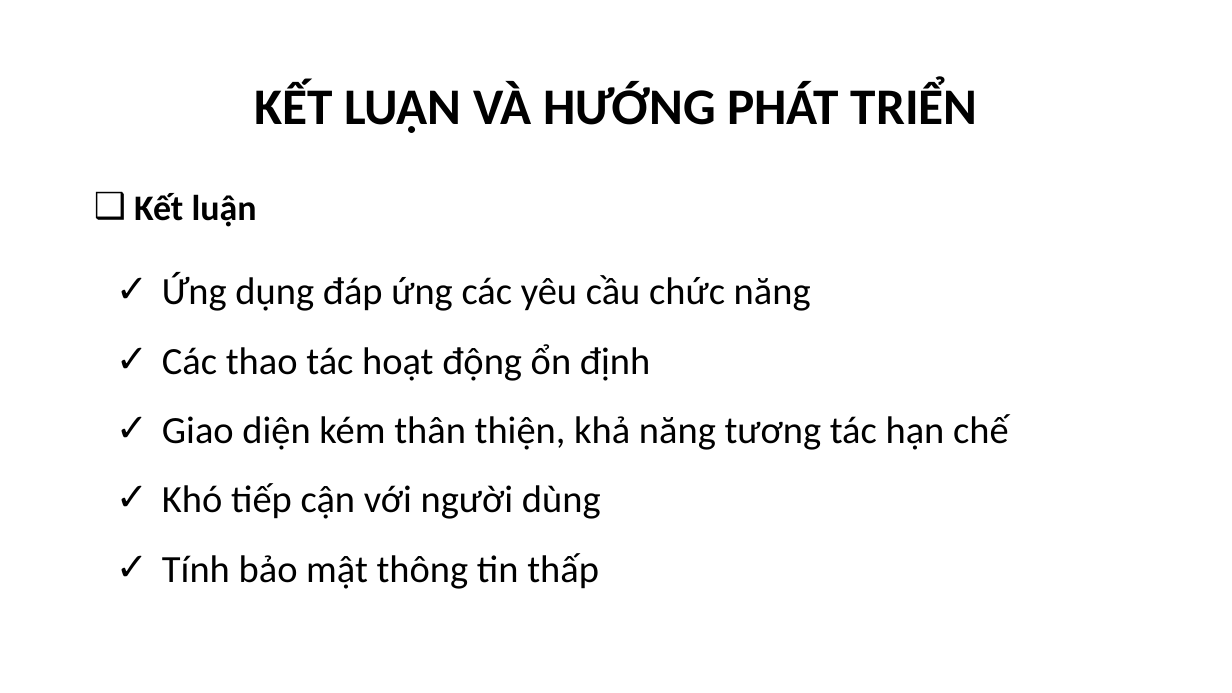
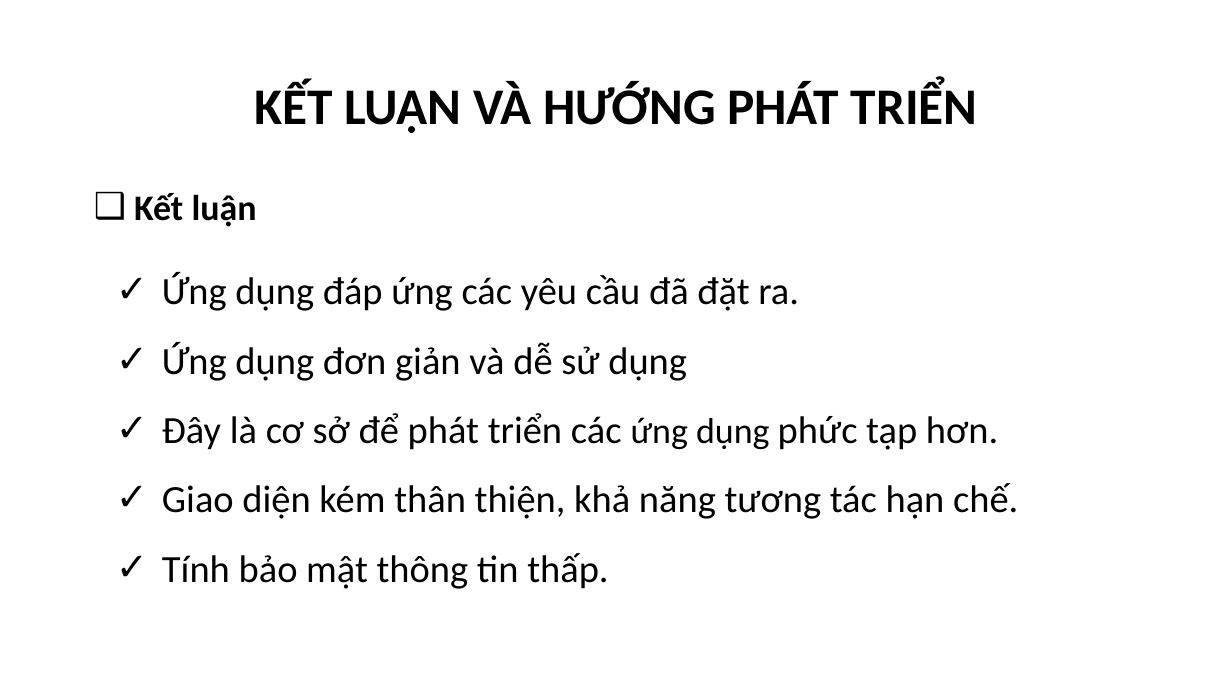
Before and after one commit to phamthevinhtv/csn-da22ttc-phamthevinh-vattunongnghiep, a slide deck: slide 11 of thesis/abs/CSN-PhamTheVinh-110122208-DA22TTC.pptx. Drawn at 1232x693 pixels with LibreOffice and Linux fonts; fonts in the diff are those of the drawing; background and template pictures are left out. Boxes give left, top, right and bottom in pixels: in the first picture for what was removed or moved away, otherwise in the second. Text is boxed around its words. In the diff, an @@ line names an element or a change of style, - is before the commit and + after.

```diff
--- a/thesis/abs/CSN-PhamTheVinh-110122208-DA22TTC.pptx
+++ b/thesis/abs/CSN-PhamTheVinh-110122208-DA22TTC.pptx
@@ text at <box>162,272,1018,589</box>: text changed @@
-✓ Ứng dụng đáp ứng các yêu cầu chức năng
-✓ Các thao tác hoạt động ổn định
-✓ Giao diện kém thân thiện, khả năng tương tác hạn chế
-✓ Khó tiếp cận với người dùng
-✓ Tính bảo mật thông tin thấp
+✓ Ứng dụng đáp ứng các yêu cầu đã đặt ra.
+✓ Ứng dụng đơn giản và dễ sử dụng
+✓ Đây là cơ sở để phát triển các ứng dụng phức tạp hơn.
+✓ Giao diện kém thân thiện, khả năng tương tác hạn chế.
+✓ Tính bảo mật thông tin thấp.
```
Also in this commit, not shown: 3 other slides changed, 2 other files.
